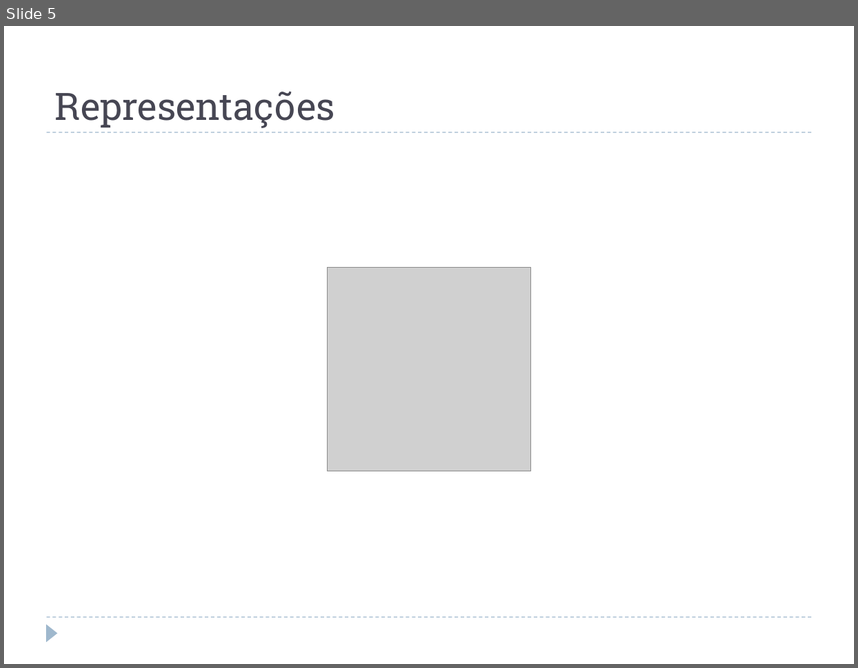
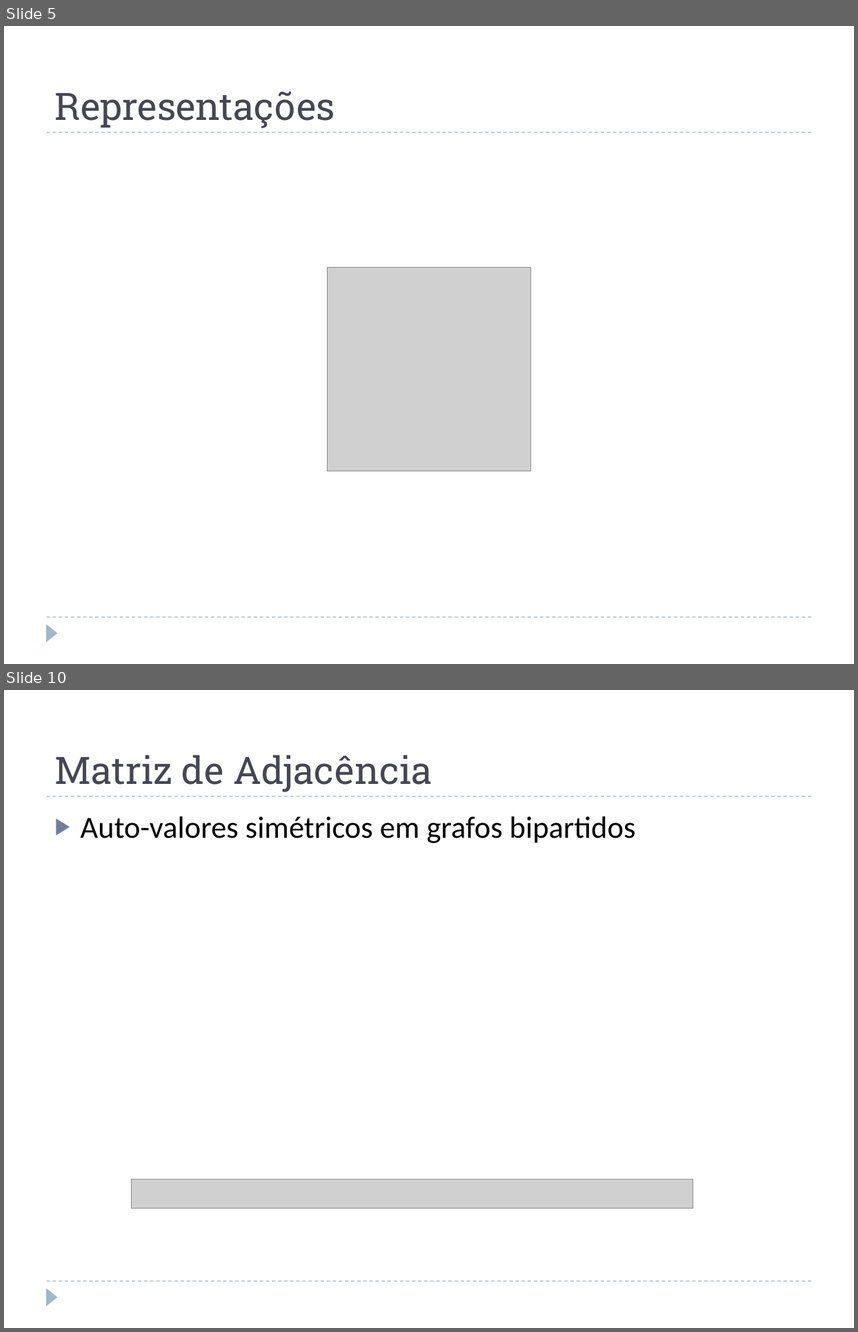
Before and after one commit to juanplopes/ppgi-alc-graphs, a slide deck: doc/Apresentacao.pptx. Shown one above the other, each under a label of ours: slide 5 before the commit, slides 5 and 10 after it; the slides between them are not shown. The pictures are 858x668 and 858x1332 pixels, drawn with LibreOffice and Linux fonts; fonts in the diff are those of the drawing; grey boxes stand for pictures. Boxes give left, top, right and bottom in pixels: in the first picture for what was removed or moved away, otherwise in the second. Text is boxed around its words. In the diff, an @@ line names an element or a change of style, - is before the commit and + after.

```diff
--- a/doc/Apresentacao.pptx
+++ b/doc/Apresentacao.pptx
@@ slide 10 added at (x1=4, y1=690, x2=854, y2=1328), background #FFFFFF; not listed: 3 template elements that a slide beside it also shows @@
@@ title added at (x1=55, y1=755, x2=432, y2=792), 32 pt, text #464653 @@
+Matriz de Adjacência
@@ text added at (x1=81, y1=816, x2=636, y2=843), 26 pt, text #000000 @@
+▶ Auto-valores simétricos em grafos bipartidos
@@ picture added at (x1=132, y1=1179, x2=693, y2=1208) @@
```
Also in this commit, not shown: 1 slide changed, 3 other slides added, 1 slide removed, 1 other file.
